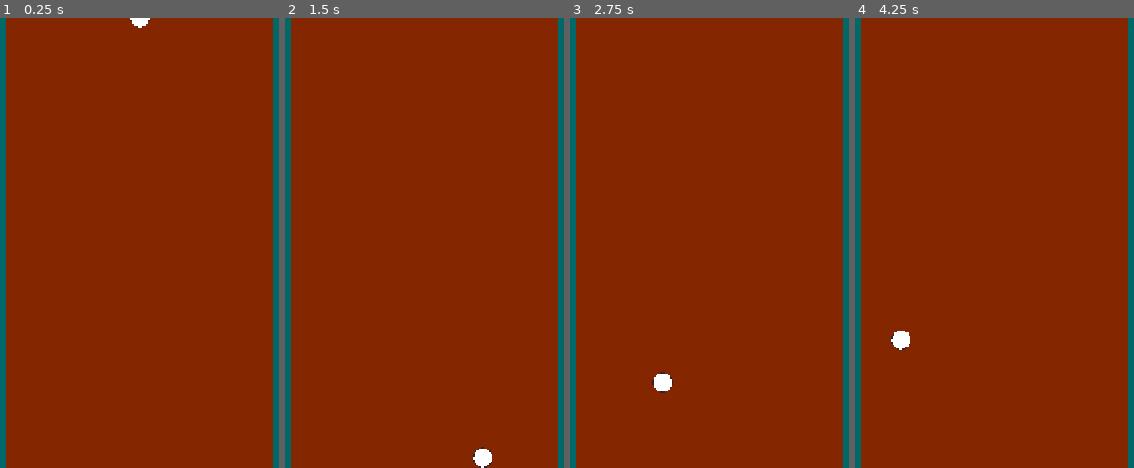
Above: before the commit, frames 1-4 (left to right).
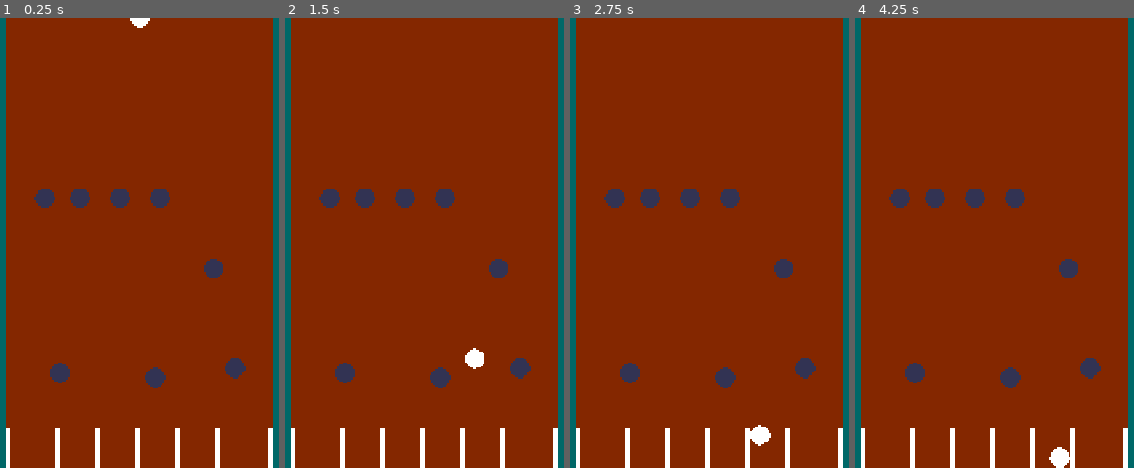
Above: after the commit, the same moments.

Repository: BenjaminVincent/jam-2
Game: Godot game, scene res://scenes/game.tscn
Same seed, same stepped clock (60 frames per second), same inputs: the game is played once before the commit and once after it.
Inputs:
- Up to frame 1 (0.25 s): no input
- Up to frame 2 (1.5 s): tap Enter at 0.5 s; hold Right (ui_right) 0.53-1.28 s; tap Space (LAUNCH) at 0.6, 1.35 s; hold Left (ui_left) from 1.28 s (still down)
- Up to frame 3 (2.75 s): release Left (ui_left) at 2.03 s; hold Right (ui_right) from 2.03 s (still down); tap Space (LAUNCH) at 2.1 s
- Up to frame 4 (4.25 s): tap Space (LAUNCH) at 2.85, 3.6 s; release Right (ui_right) at 3.53 s; hold Left (ui_left) from 3.53 s (still down)

The runs differ from the first frame. In frame 1, 3.0% of the frame differs, in the area x 2-98%, y 0-100%; in frame 2, 3.5%; in frame 3, 3.5%, in the area x 2-98%, y 38-100%; in frame 4, 3.5%.

Commit message:
added basic_collider and vertical colliders

Diff:
--- /dev/null
+++ b/scenes/basic_collider.tscn
@@ -0,0 +1,14 @@
+[gd_scene format=3 uid="uid://bvac1o2r7jw50"]
+
+[ext_resource type="Texture2D" uid="uid://6abll1k7qcrn" path="res://assets/peg.png" id="1_drlob"]
+
+[sub_resource type="CircleShape2D" id="CircleShape2D_drlob"]
+radius = 15.0
+
+[node name="BasicCollider" type="StaticBody2D" unique_id=74425848]
+
+[node name="Sprite2D" type="Sprite2D" parent="." unique_id=459185349]
+texture = ExtResource("1_drlob")
+
+[node name="CollisionShape2D" type="CollisionShape2D" parent="." unique_id=478141526]
+shape = SubResource("CircleShape2D_drlob")
--- a/scenes/game.tscn
+++ b/scenes/game.tscn
@@ -3,6 +3,8 @@
 [ext_resource type="Script" uid="uid://hxq4slg6yl3x" path="res://scripts/game.gd" id="1_uwrxv"]
 [ext_resource type="PackedScene" uid="uid://cpsk4h6cmib0x" path="res://scenes/player.tscn" id="2_yqjtg"]
 [ext_resource type="PackedScene" uid="uid://drelbun12h8vq" path="res://scenes/boundary.tscn" id="3_lnu2h"]
+[ext_resource type="PackedScene" uid="uid://bvac1o2r7jw50" path="res://scenes/basic_collider.tscn" id="4_lbhrr"]
+[ext_resource type="PackedScene" uid="uid://c17cwqe5mosab" path="res://scenes/vertical_collider.tscn" id="5_iywne"]
 
 [node name="Game" type="Node2D" unique_id=1624841179]
 script = ExtResource("1_uwrxv")
@@ -30,3 +32,54 @@
 
 [node name="BoundaryFloor" parent="." unique_id=151637124 instance=ExtResource("3_lnu2h")]
 position = Vector2(0, 720)
+
+[node name="BasicCollider" parent="." unique_id=74425848 instance=ExtResource("4_lbhrr")]
+position = Vector2(488, 288)
+
+[node name="BasicCollider2" parent="." unique_id=1382130259 instance=ExtResource("4_lbhrr")]
+position = Vector2(672, 288)
+
+[node name="BasicCollider3" parent="." unique_id=650336844 instance=ExtResource("4_lbhrr")]
+position = Vector2(608, 288)
+
+[node name="BasicCollider4" parent="." unique_id=1791078316 instance=ExtResource("4_lbhrr")]
+position = Vector2(544, 288)
+
+[node name="BasicCollider5" parent="." unique_id=1218793908 instance=ExtResource("4_lbhrr")]
+position = Vector2(544, 288)
+
+[node name="BasicCollider6" parent="." unique_id=1894079026 instance=ExtResource("4_lbhrr")]
+position = Vector2(758, 401)
+
+[node name="BasicCollider7" parent="." unique_id=1933075453 instance=ExtResource("4_lbhrr")]
+position = Vector2(792, 560)
+
+[node name="BasicCollider8" parent="." unique_id=159349943 instance=ExtResource("4_lbhrr")]
+position = Vector2(664, 576)
+
+[node name="BasicCollider9" parent="." unique_id=1012687175 instance=ExtResource("4_lbhrr")]
+position = Vector2(512, 568)
+
+[node name="VerticalCollider" parent="." unique_id=1654998296 instance=ExtResource("5_iywne")]
+position = Vector2(424, 656)
+
+[node name="VerticalCollider2" parent="." unique_id=1694301877 instance=ExtResource("5_iywne")]
+position = Vector2(504, 656)
+
+[node name="VerticalCollider3" parent="." unique_id=819927749 instance=ExtResource("5_iywne")]
+position = Vector2(504, 656)
+
+[node name="VerticalCollider4" parent="." unique_id=318358019 instance=ExtResource("5_iywne")]
+position = Vector2(632, 656)
+
+[node name="VerticalCollider5" parent="." unique_id=1916875499 instance=ExtResource("5_iywne")]
+position = Vector2(696, 656)
+
+[node name="VerticalCollider6" parent="." unique_id=1968244466 instance=ExtResource("5_iywne")]
+position = Vector2(568, 656)
+
+[node name="VerticalCollider7" parent="." unique_id=1234637045 instance=ExtResource("5_iywne")]
+position = Vector2(760, 656)
+
+[node name="VerticalCollider8" parent="." unique_id=1027749603 instance=ExtResource("5_iywne")]
+position = Vector2(844, 656)
--- /dev/null
+++ b/scenes/vertical_collider.tscn
@@ -0,0 +1,14 @@
+[gd_scene format=3 uid="uid://c17cwqe5mosab"]
+
+[sub_resource type="RectangleShape2D" id="RectangleShape2D_ju5p6"]
+size = Vector2(8, 64)
+
+[node name="VerticalCollider" type="StaticBody2D" unique_id=1654998296]
+
+[node name="ColorRect" type="ColorRect" parent="." unique_id=1277018498]
+offset_right = 8.0
+offset_bottom = 64.0
+
+[node name="CollisionShape2D" type="CollisionShape2D" parent="." unique_id=1705746211]
+position = Vector2(4, 32)
+shape = SubResource("RectangleShape2D_ju5p6")
Binary file changed: assets/ball.png
Binary file added: assets/peg.png
Not shown, added: assets/peg.png.import
